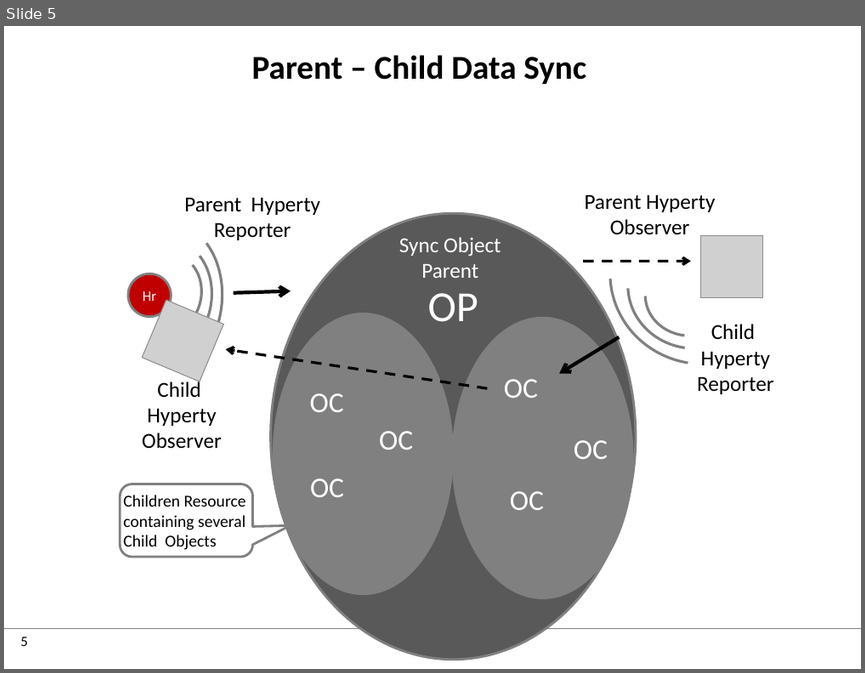
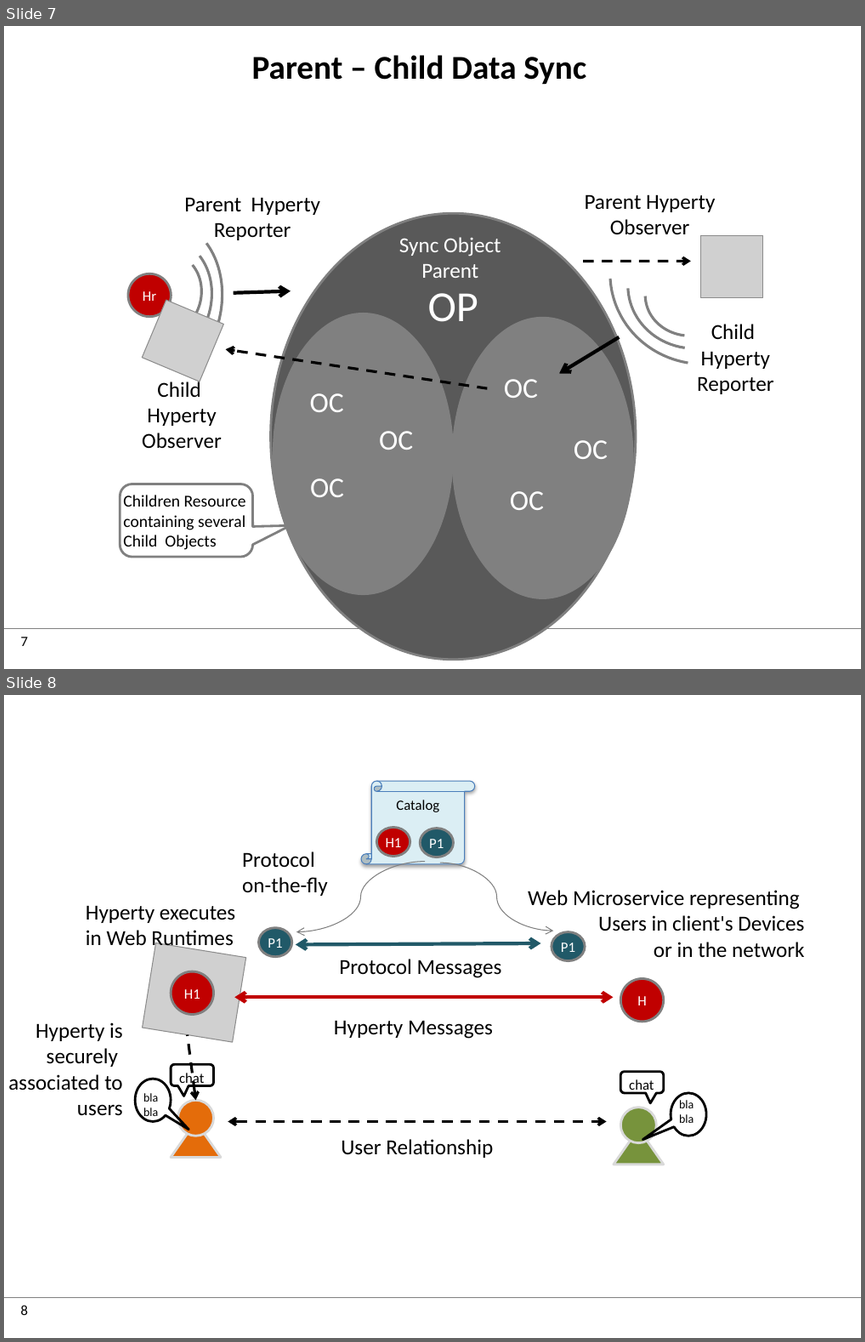
Before and after one commit to reTHINK-project/dev-hyperty-toolkit, a slide deck: docs/tutorials/images.pptx. Shown one above the other, each under a label of ours: slide 5 before the commit, slides 7 and 8 after it. The pictures are 865x673 and 865x1342 pixels, drawn with LibreOffice and Linux fonts; fonts in the diff are those of the drawing; grey boxes stand for pictures; background and template pictures are left out. Boxes give left, top, right and bottom in pixels: in the first picture for what was removed or moved away, otherwise in the second. Text is boxed around its words. In the diff, an @@ line names an element or a change of style, - is before the commit and + after.

```diff
--- a/docs/tutorials/images.pptx
+++ b/docs/tutorials/images.pptx
@@ slide 8 added at box(4, 695, 861, 1338), background #FFFFFF; not listed: 2 template elements that a slide beside it also shows @@
@@ vertical scroll added at box(361, 781, 475, 864), fill #DBEEF4, outline #4B7EBC 0.75 pt, 12 pt, text #000000 @@
+Catalog
@@ ellipse added at box(376, 827, 410, 857), fill #C00000, outline #808080 2 pt, 12 pt, text #FFFFFF @@
+H1
@@ ellipse added at box(420, 828, 453, 857), fill #215968, outline #808080 2 pt, 12 pt, text #FFFFFF @@
+P1
@@ text added at box(242, 851, 328, 896), 18 pt, text #000000 @@
+Protocol on-the-fly
@@ curved arrow added from (425, 862) to (296, 931), #808080 0.75 pt @@
@@ curved arrow added from (440, 863) to (553, 930), #808080 0.75 pt @@
@@ text added at box(528, 890, 804, 957), 18 pt, text #000000 @@
+Web Microservice representing
+Users in client's Devices
+or in the network
@@ text added at box(86, 905, 235, 951), 18 pt, text #000000 @@
+Hyperty executes
+in Web Runtimes
@@ picture added at box(143, 942, 247, 1042) @@
@@ ellipse added at box(258, 928, 292, 957), fill #215968, outline #808080 2 pt, 12 pt, text #FFFFFF @@
+P1
@@ double arrow added from (296, 944) to (540, 943), #215968 3 pt @@
@@ ellipse added at box(551, 931, 585, 960), fill #215968, outline #808080 2 pt, 12 pt, text #FFFFFF @@
+P1
@@ ellipse added at box(171, 972, 214, 1015), fill #C00000, outline #808080 2 pt, 12 pt, text #FFFFFF @@
+H1
@@ text added at box(339, 959, 502, 978), 18 pt, text #000000 @@
+Protocol Messages
@@ double arrow added from (234, 997) to (613, 997), #C00000 3 pt @@
@@ ellipse added at box(621, 979, 664, 1021), fill #C00000, outline #808080 2 pt, 12 pt, text #FFFFFF @@
+H
@@ text added at box(8, 1022, 123, 1116), 18 pt, text #000000 @@
+Hyperty is securely
+associated to users
@@ text added at box(334, 1020, 493, 1038), 18 pt, text #000000 @@
+Hyperty Messages
@@ arrow added from (188, 1034) to (196, 1100), #000000 2.25 pt dashed @@
@@ rounded speech box added at box(171, 1064, 214, 1086), outline #000000 2 pt @@
@@ text added at box(179, 1071, 204, 1086), 12 pt, text #000000 @@
+chat
@@ rounded speech box added at box(621, 1072, 664, 1093), outline #000000 2 pt @@
@@ speech bubble added at box(135, 1079, 171, 1122), outline #000000 2 pt @@
@@ text added at box(143, 1093, 158, 1119), 10 pt, text #000000 @@
+bla bla
@@ ellipse added at box(178, 1100, 214, 1136), fill #E46C0A, outline #D9D9D9 2 pt @@
@@ text added at box(629, 1079, 653, 1093), 12 pt, text #000000 @@
+chat
@@ speech bubble added at box(670, 1093, 707, 1135), outline #000000 2 pt @@
@@ text added at box(679, 1100, 693, 1123), 10 pt, text #000000 @@
+bla bla
@@ triangle added at box(171, 1122, 221, 1157), fill #E46C0A, outline #D9D9D9 2 pt @@
@@ double arrow added from (228, 1122) to (607, 1122), #000000 2.25 pt dashed @@
@@ ellipse added at box(621, 1107, 657, 1143), fill #77933C, outline #D9D9D9 2 pt @@
@@ text added at box(341, 1139, 493, 1157), 18 pt, text #000000 @@
+User Relationship
@@ triangle added at box(613, 1129, 663, 1164), fill #77933C, outline #D9D9D9 2 pt @@
@@ what was slide 5 is now slide 7 @@
@@ page number at box(21, 636, 28, 646): text changed @@
-5
+7
```
Also in this commit, not shown: 1 slide changed, 1 other slide added, 1 other file.
